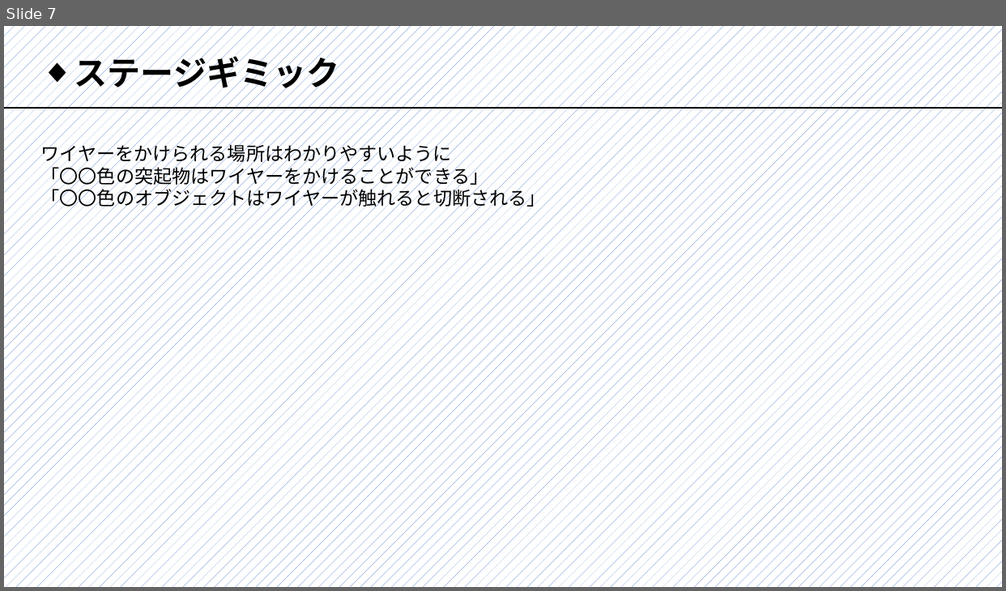
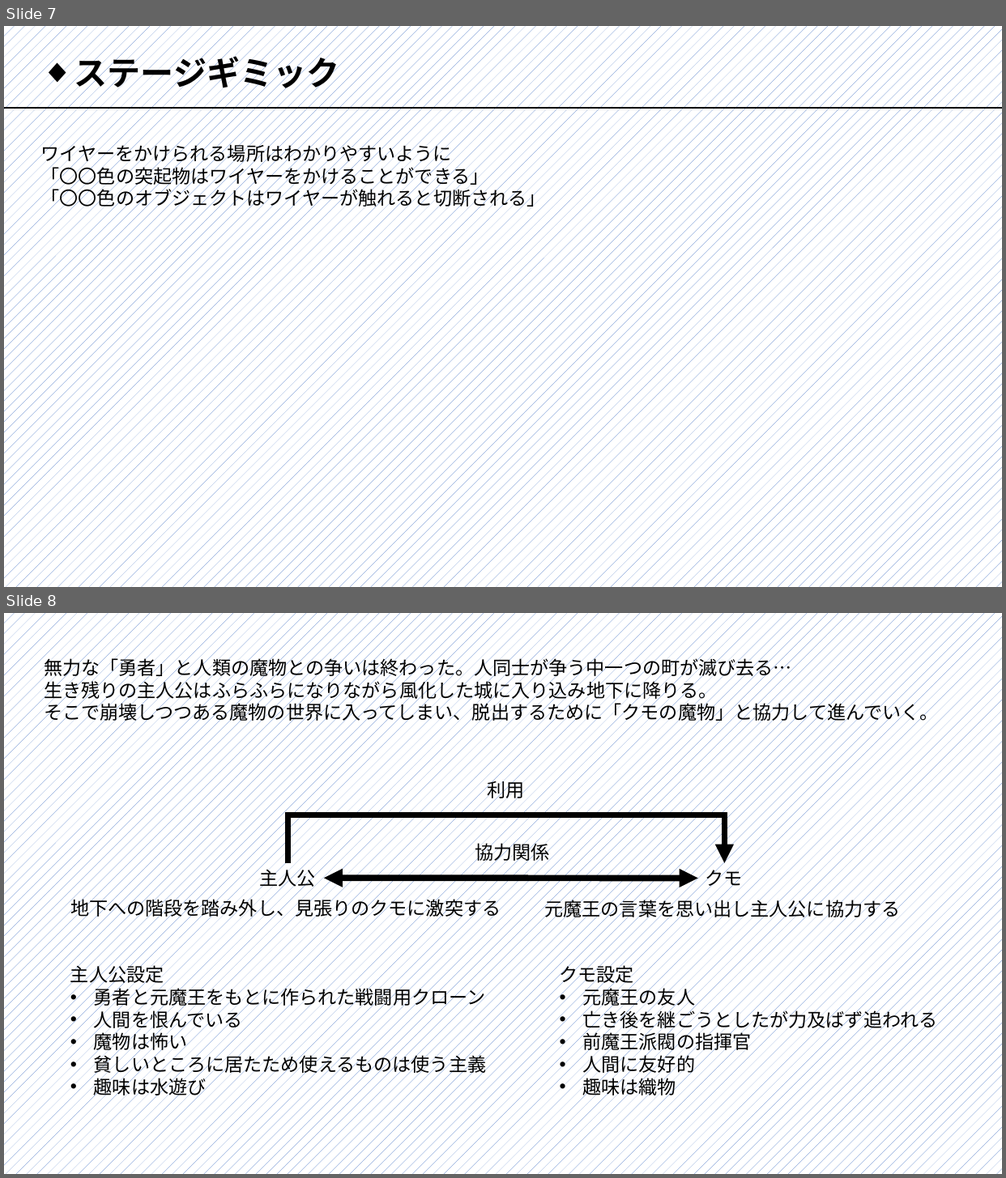
Before and after one commit to nkc20206040/First3DGame, a slide deck: 後期制作_企画書.pptx. Shown one above the other, each under a label of ours: slide 7 before the commit, slides 7 and 8 after it. The pictures are 1006x591 and 1006x1178 pixels, drawn with LibreOffice and Linux fonts; fonts in the diff are those of the drawing. Boxes give left, top, right and bottom in pixels: in the first picture for what was removed or moved away, otherwise in the second. Text is boxed around its words. In the diff, an @@ line names an element or a change of style, - is before the commit and + after.

```diff
--- a/後期制作_企画書.pptx
+++ b/後期制作_企画書.pptx
@@ slide 8 added at (x1=4, y1=613, x2=1002, y2=1174), background pattern #4472C4 on #FFFFFF @@
@@ text added at (x1=44, y1=655, x2=938, y2=724), 18 pt, text #000000 @@
+無力な「勇者」と人類の魔物との争いは終わった。人同士が争う中一つの町が滅び去る…
+生き残りの主人公はふらふらになりながら風化した城に入り込み地下に降りる。
+そこで崩壊しつつある魔物の世界に入ってしまい、脱出するために「クモの魔物」と協力して進んでいく。
@@ text added at (x1=487, y1=778, x2=524, y2=802), 18 pt, text #000000 @@
+利用
@@ elbow arrow added from (288, 863) to (725, 863), #000000 6 pt @@
@@ text added at (x1=475, y1=841, x2=549, y2=864), 18 pt, text #000000 @@
+協力関係
@@ text added at (x1=259, y1=866, x2=315, y2=889), 18 pt, text #000000 @@
+主人公
@@ double arrow added from (324, 878) to (698, 878), #000000 6 pt @@
@@ text added at (x1=705, y1=867, x2=743, y2=890), 18 pt, text #000000 @@
+クモ
@@ text added at (x1=70, y1=897, x2=501, y2=920), 18 pt, text #000000 @@
+地下への階段を踏み外し、見張りのクモに激突する
@@ text added at (x1=545, y1=897, x2=901, y2=920), 18 pt, text #000000 @@
+元魔王の言葉を思い出し主人公に協力する
@@ text added at (x1=70, y1=963, x2=486, y2=1098), 18 pt, text #000000 @@
+主人公設定
+• 勇者と元魔王をもとに作られた戦闘用クローン
+• 人間を恨んでいる
+• 魔物は怖い
+• 貧しいところに居たため使えるものは使う主義
+• 趣味は水遊び
@@ text added at (x1=560, y1=963, x2=938, y2=1098), 18 pt, text #000000 @@
+クモ設定
+• 元魔王の友人
+• 亡き後を継ごうとしたが力及ばず追われる
+• 前魔王派閥の指揮官
+• 人間に友好的
+• 趣味は織物
```
